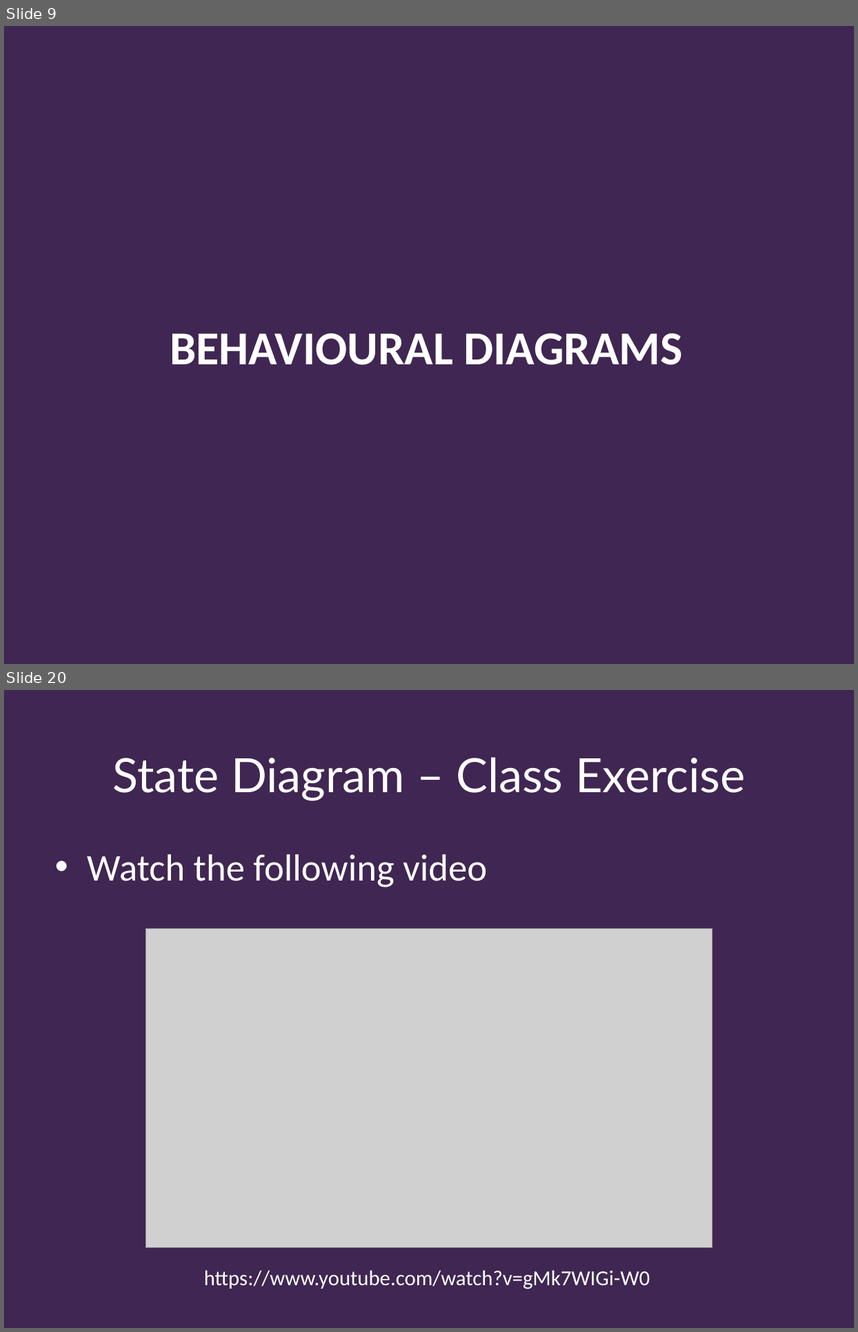
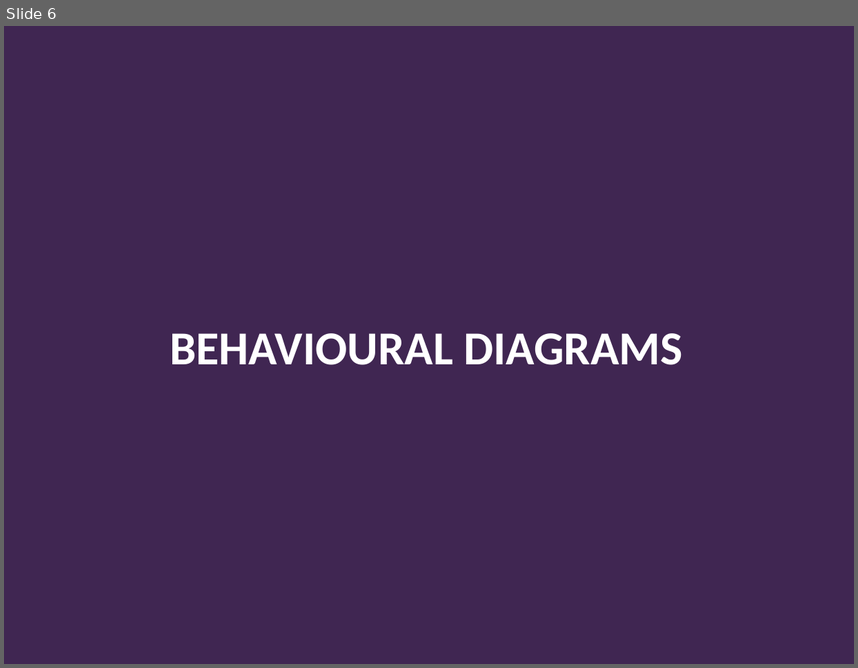
Before and after one commit to Falmouth-Games-Academy/bsc-course-materials, a slide deck: COMP140/05/2019-20-COMP140-05-lecture.pptx. Shown one above the other, each under a label of ours: slides 9 and 20 before the commit, slide 6 after it; the slides between them are not shown. The pictures are 858x1332 and 858x668 pixels, drawn with LibreOffice and Linux fonts; fonts in the diff are those of the drawing; grey boxes stand for pictures; background and template pictures are left out. Boxes give left, top, right and bottom in pixels: in the first picture for what was removed or moved away, otherwise in the second. Text is boxed around its words. In the diff, an @@ line names an element or a change of style, - is before the commit and + after.

```diff
--- a/COMP140/05/2019-20-COMP140-05-lecture.pptx
+++ b/COMP140/05/2019-20-COMP140-05-lecture.pptx
@@ slide 20 removed at [4,690,854,1328], background #402652 @@
@@ title removed at [113,757,745,801] @@
-State Diagram – Class Exercise
@@ text removed at [87,854,487,887] @@
-• Watch the following video
@@ picture removed at [146,929,713,1248] @@
@@ text removed at [204,1270,650,1289] @@
-https://www.youtube.com/watch?v=gMk7WIGi-W0
@@ what was slide 9 is now slide 6 @@
```
Also in this commit, not shown: 4 slides changed, 1 slide added, 28 other slides removed, 24 other files.
